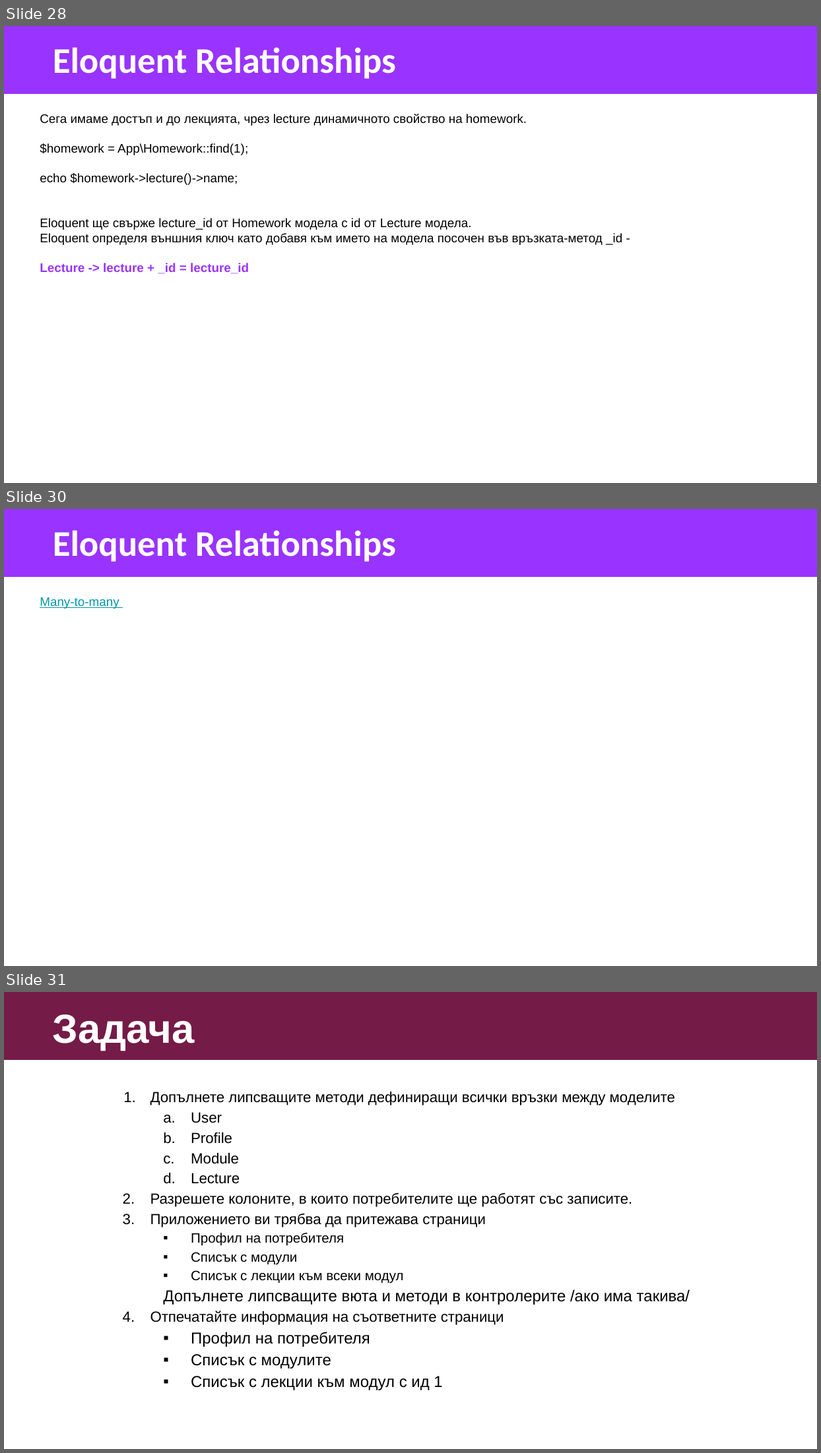
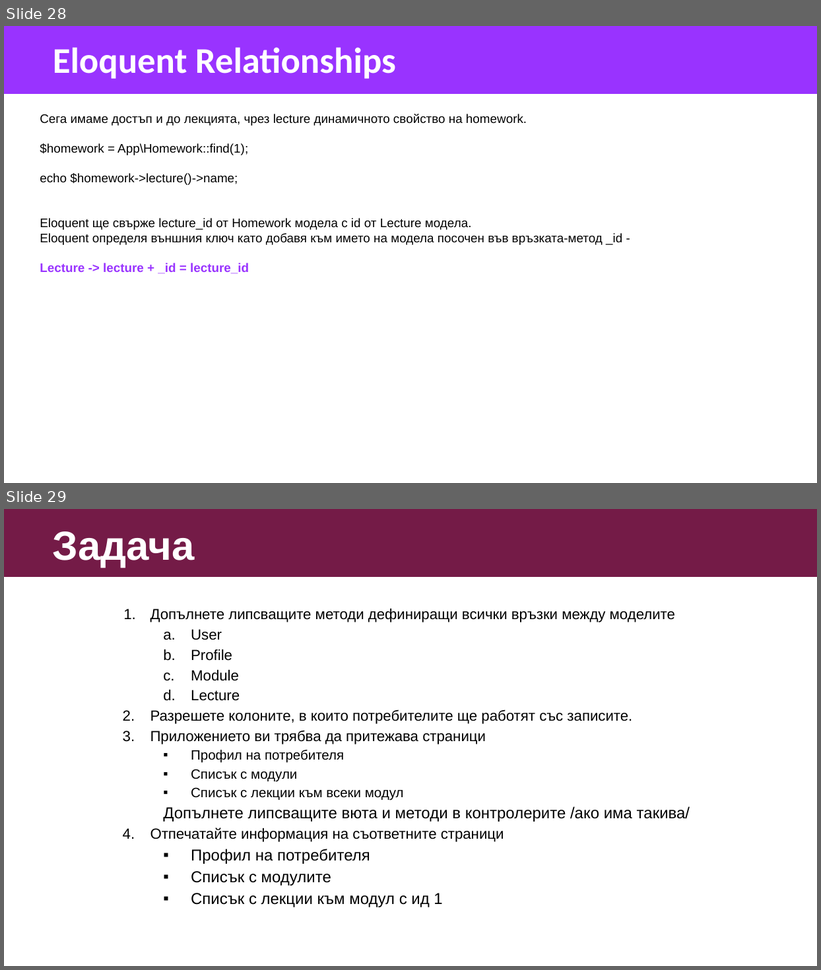
Before and after one commit to VratsaSoftware/php18, a slide deck: 04_PHP_OOP_and_MVC/10_L4_models_eloquent/models_eloquent.pptx. Shown one above the other, each under a label of ours: slides 28, 30 and 31 before the commit, slides 28 and 29 after it; the slides between them are not shown. The pictures are 821x1453 and 821x970 pixels, drawn with LibreOffice and Linux fonts; fonts in the diff are those of the drawing. Boxes give left, top, right and bottom in pixels: in the first picture for what was removed or moved away, otherwise in the second. Text is boxed around its words. In the diff, an @@ line names an element or a change of style, - is before the commit and + after.

```diff
--- a/04_PHP_OOP_and_MVC/10_L4_models_eloquent/models_eloquent.pptx
+++ b/04_PHP_OOP_and_MVC/10_L4_models_eloquent/models_eloquent.pptx
@@ slide 30 removed at (4, 509, 817, 966), background #FFFFFF @@
@@ rectangle removed at (4, 509, 817, 577) @@
@@ rectangle removed at (4, 512, 609, 574) @@
-Eloquent Relationships
@@ text removed at (40, 597, 119, 609) @@
-Many-to-many
@@ what was slide 31 is now slide 29 @@
```
Also in this commit, not shown: 1 slide changed, 1 other slide removed, 1 other file.
